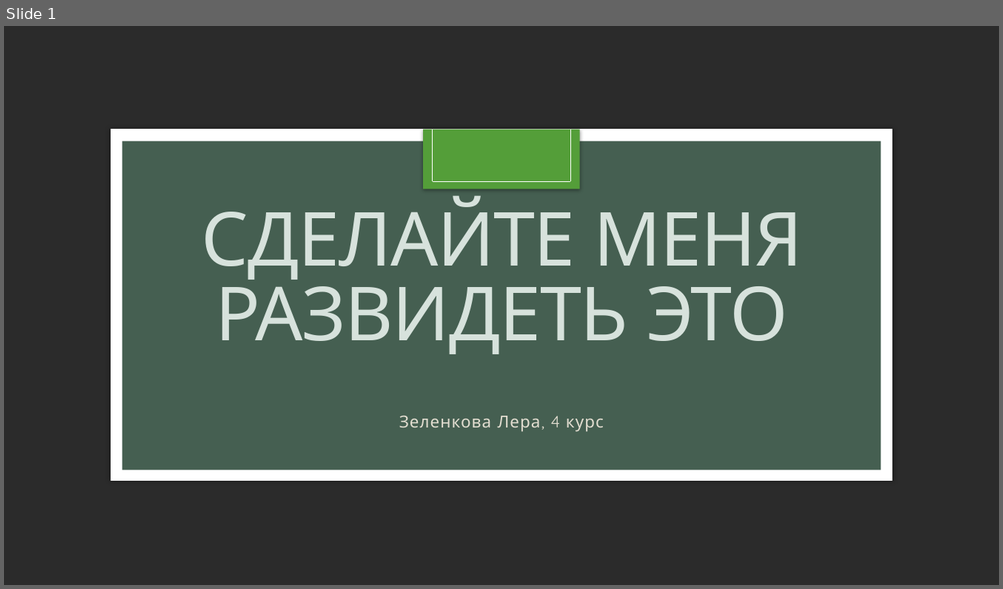
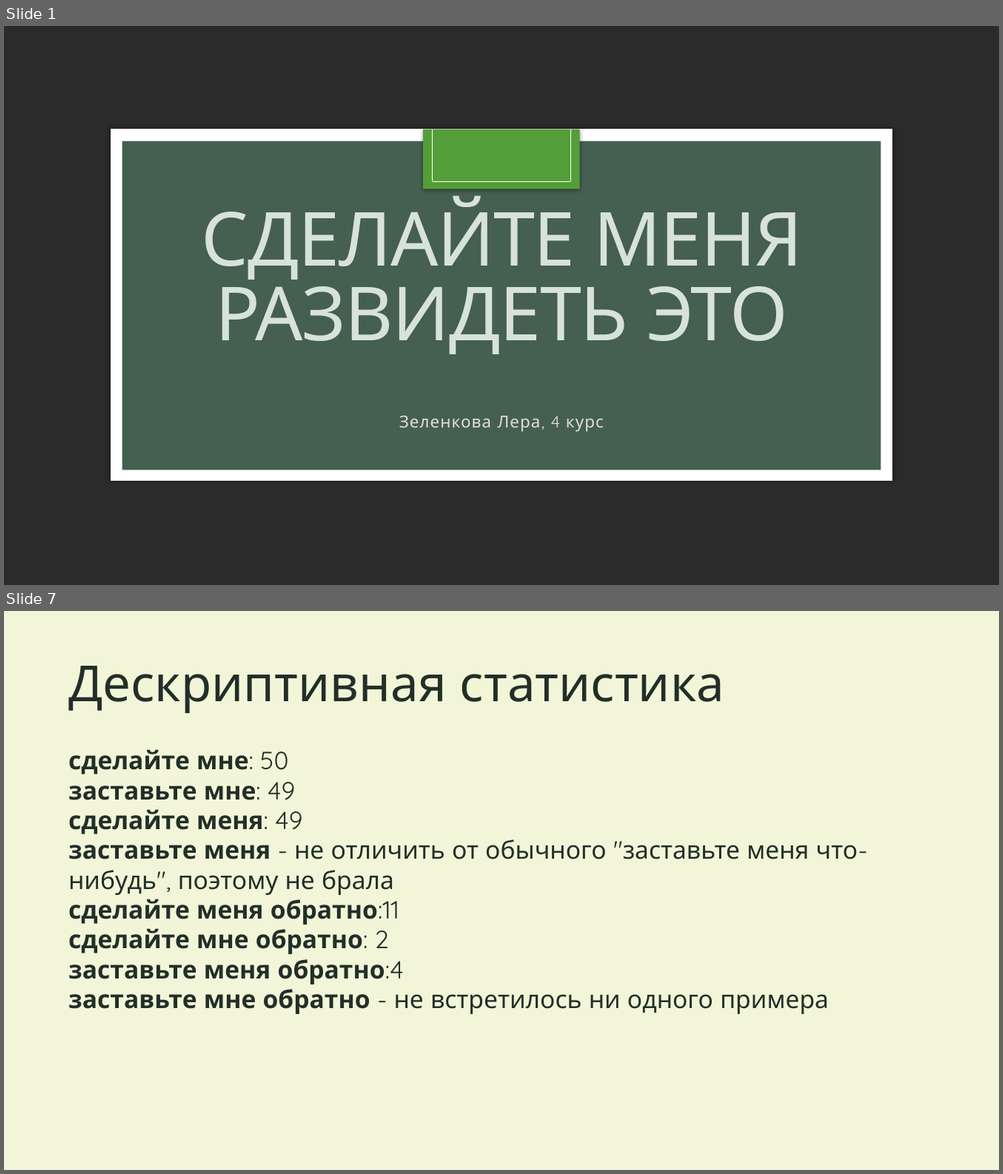
Before and after one commit to Lera-Z/hsecxg, a slide deck: Презентация.pptx. Shown one above the other, each under a label of ours: slide 1 before the commit, slides 1 and 7 after it; the slides between them are not shown. The pictures are 1003x589 and 1003x1174 pixels, drawn with LibreOffice and Linux fonts; fonts in the diff are those of the drawing; background and template pictures are left out; a plain dark background stands for a picture behind light text. Boxes give left, top, right and bottom in pixels: in the first picture for what was removed or moved away, otherwise in the second. Text is boxed around its words. In the diff, an @@ line names an element or a change of style, - is before the commit and + after.

```diff
--- a/Презентация.pptx
+++ b/Презентация.pptx
@@ slide 7 added at <box>4,611,999,1170</box>, background #F2F5D8 @@
@@ title added at <box>68,666,725,713</box>, 48 pt, text #223028 @@
+Дескриптивная статистика
@@ text added at <box>68,749,858,1014</box>, 24 pt, text #223028, bold @@
+сделайте мне: 50
+заставьте мне: 49
+сделайте меня: 49
+заставьте меня - не отличить от обычного "заставьте меня что-нибудь", поэтому не брала
+сделайте меня обратно:11
+сделайте мне обратно: 2
+заставьте меня обратно:4
+заставьте мне обратно - не встретилось ни одного примера
```
Also in this commit, not shown: 3 slides changed, 7 other slides added, 2 other files.
